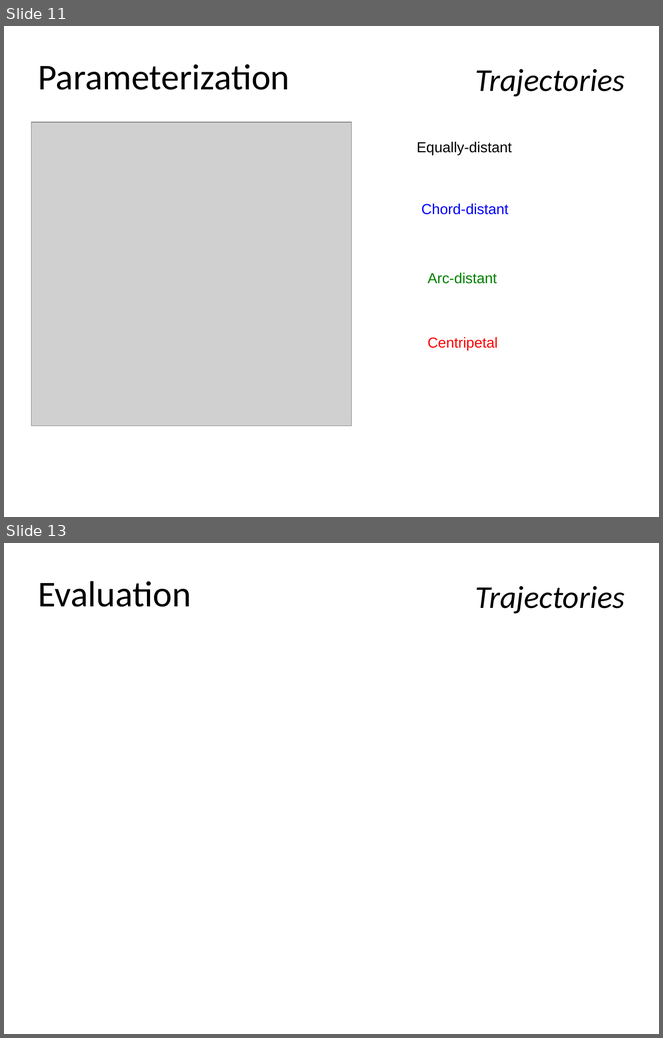
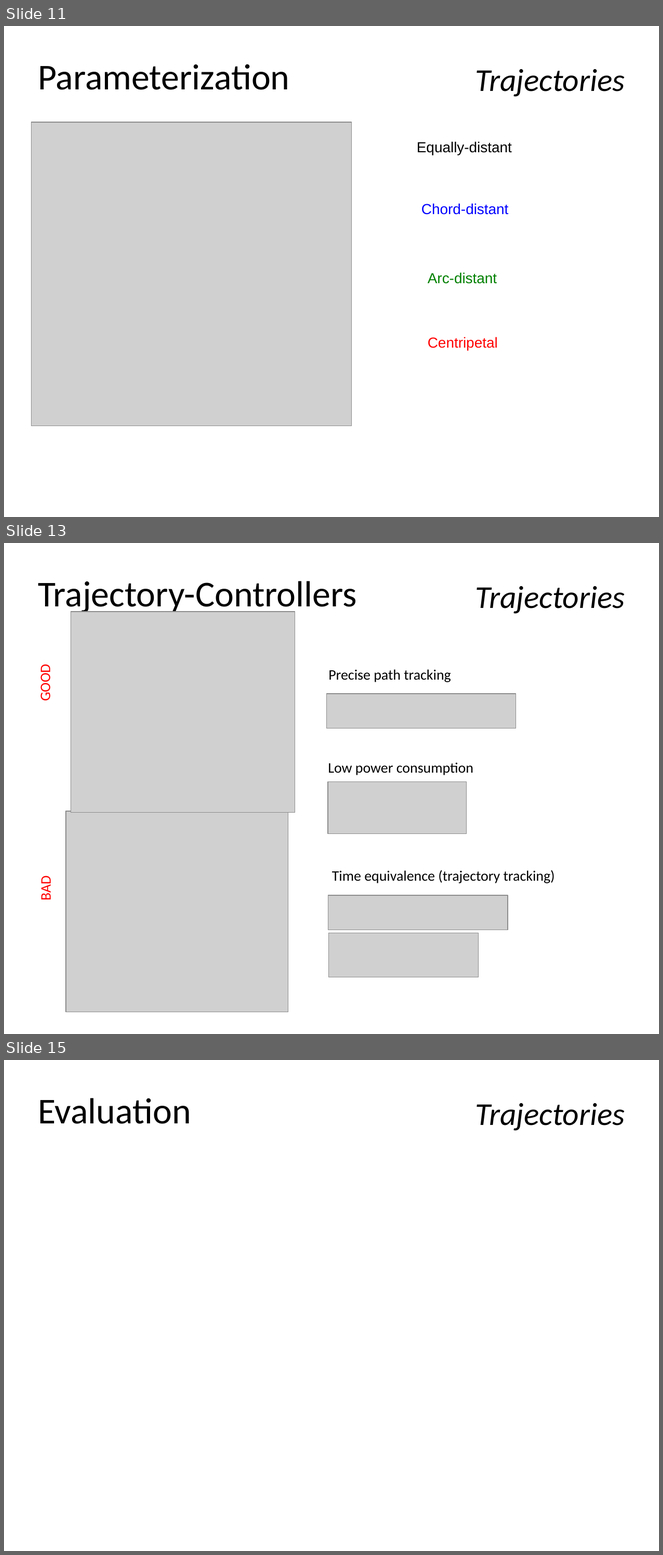
Before and after one commit to skye-HMI/BA-HMI, a slide deck: powerpoint/final_presentation.pptx. Shown one above the other, each under a label of ours: slides 11 and 13 before the commit, slides 11, 13 and 15 after it; the slides between them are not shown. The pictures are 663x1038 and 663x1555 pixels, drawn with LibreOffice and Linux fonts; fonts in the diff are those of the drawing; grey boxes stand for pictures; background and template pictures are left out. Boxes give left, top, right and bottom in pixels: in the first picture for what was removed or moved away, otherwise in the second. Text is boxed around its words. In the diff, an @@ line names an element or a change of style, - is before the commit and + after.

Commit message:
Started trajectory controller part of ppt

```diff
--- a/powerpoint/final_presentation.pptx
+++ b/powerpoint/final_presentation.pptx
@@ slide 13 added at [4,543,659,1034], background #FFFFFF @@
@@ title added at [38,581,357,615], 40 pt, text #000000 @@
+Trajectory-Controllers
@@ subtitle added at [475,586,625,614], 35 pt, text #000000, italic @@
+Trajectories
@@ picture added at [71,612,295,813] @@
@@ text added at [36,668,54,701], 16 pt, text #FF0000 @@
+GOOD
@@ text added at [328,669,451,682], 16 pt, text #000000 @@
+Precise path tracking
@@ picture added at [327,694,516,729] @@
@@ text added at [328,762,474,775], 16 pt, text #000000 @@
+Low power consumption
@@ picture added at [327,782,467,834] @@
@@ picture added at [66,811,288,1012] @@
@@ text added at [332,870,555,884], 16 pt, text #000000 @@
+Time equivalence (trajectory tracking)
@@ text added at [37,878,54,900], 16 pt, text #FF0000 @@
+BAD
@@ picture added at [328,896,508,930] @@
@@ picture added at [329,934,479,977] @@
@@ page number added at [520,1021,637,1034], 8 pt, text #000000 @@
+13
@@ what was slide 13 is now slide 15 @@
```
Also in this commit, not shown: 3 slides changed, 1 other slide added.
